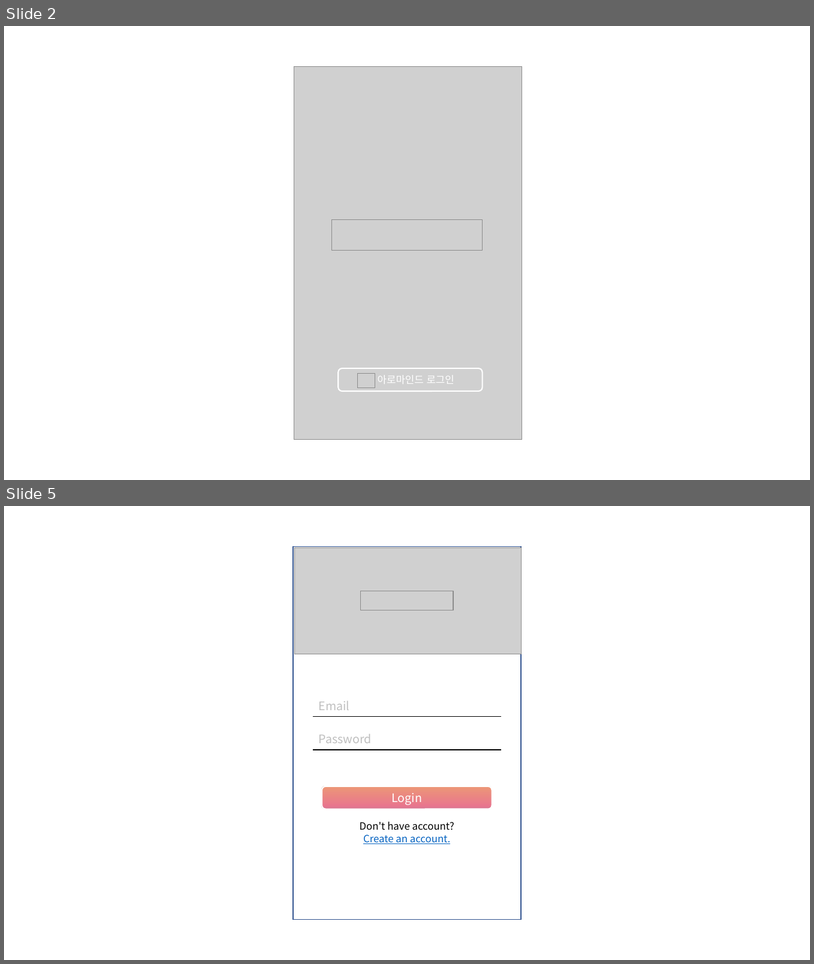
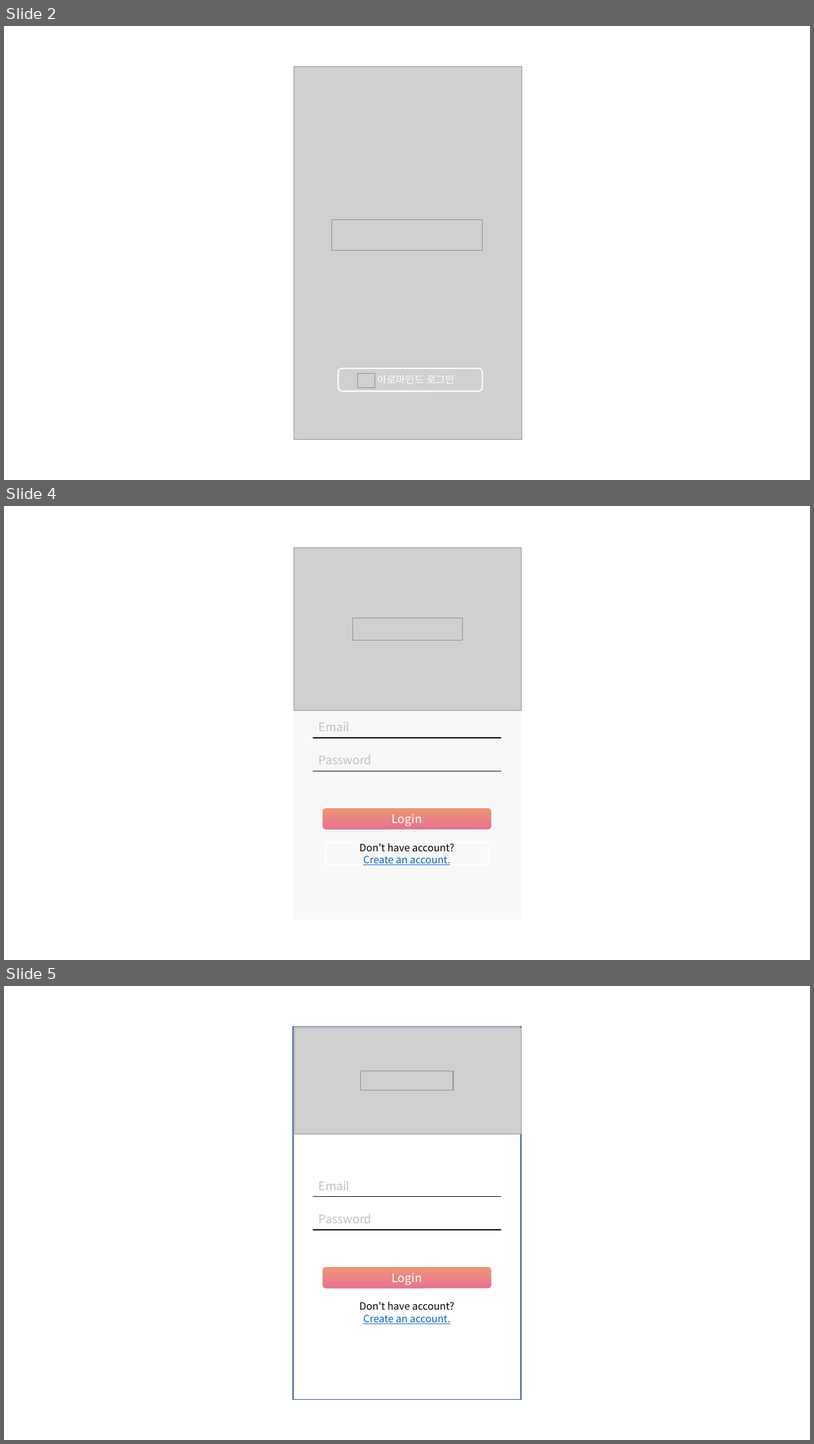
Before and after one commit to edicu2/Sentiment_Diffuser, a slide deck: documents/4. diffuser_디자인기획서/화면정의서_모바일.pptx. Shown one above the other, each under a label of ours: slides 2 and 5 before the commit, slides 2, 4 and 5 after it; the slides between them are not shown. The pictures are 814x964 and 814x1444 pixels, drawn with LibreOffice and Linux fonts; fonts in the diff are those of the drawing; grey boxes stand for pictures. Boxes give left, top, right and bottom in pixels: in the first picture for what was removed or moved away, otherwise in the second. Text is boxed around its words. In the diff, an @@ line names an element or a change of style, - is before the commit and + after.

```diff
--- a/documents/4. diffuser_디자인기획서/화면정의서_모바일.pptx
+++ b/documents/4. diffuser_디자인기획서/화면정의서_모바일.pptx
@@ slide 4 added at [4,506,810,960], background #FFFFFF @@
@@ rectangle added at [293,547,521,919], fill #F8F8F8 @@
@@ picture added at [294,548,522,711] @@
@@ picture added at [353,618,463,640] @@
@@ rounded rectangle added at [303,678,512,937], fill #FFFFFF, outline #FFFFFF 1 pt @@
@@ table added at [312,715,501,735], 1 rows, 1 columns @@
+Email
@@ table added at [312,747,501,768], 1 rows, 1 columns @@
+Password
@@ rounded rectangle added at [322,807,493,830], fill gradient #ED9975 to #EA778E to #D57793, outline #FFFFFF 1.65 pt, 14 pt, text #FFFFFF @@
+Login
@@ rounded rectangle added at [326,842,489,865], outline #FFFFFF 1.5 pt, 12 pt, text #000000 @@
+Don't have account?
+Create an account.
```
Also in this commit, not shown: 9 slides changed, 6 other slides added, 9 slides removed, 2 other files.
